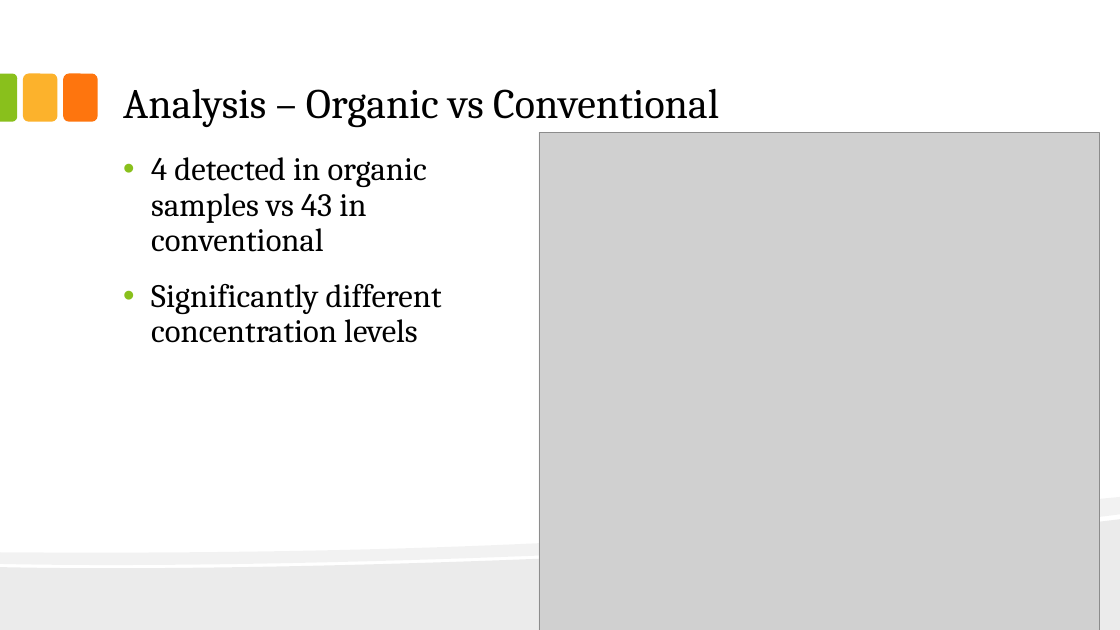
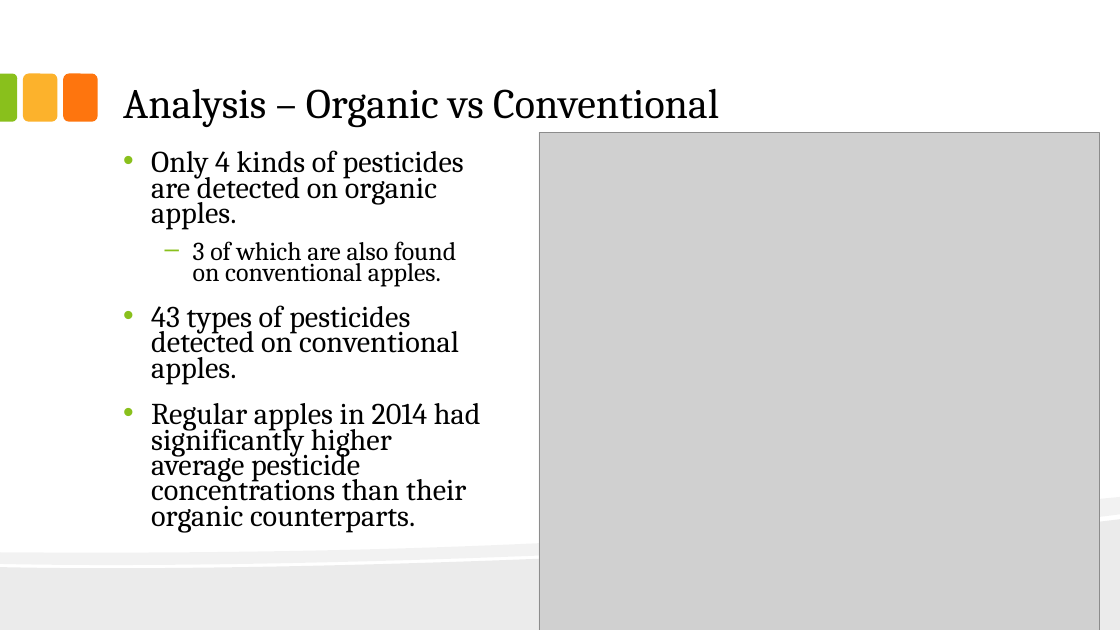
Before and after one commit to hims16s/INFM600-Project-Pesticide-Data-Analysis, a slide deck: slide 9 of Draft/package/INFM600_0101_KeenKoalas_Slides.pptx (slide 10 before the commit). Drawn at 1120x630 pixels with LibreOffice and Linux fonts; fonts in the diff are those of the drawing; grey boxes stand for pictures. Boxes give left, top, right and bottom in pixels: in the first picture for what was removed or moved away, otherwise in the second. Text is boxed around its words. In the diff, an @@ line names an element or a change of style, - is before the commit and + after.

```diff
--- a/Draft/package/INFM600_0101_KeenKoalas_Slides.pptx
+++ b/Draft/package/INFM600_0101_KeenKoalas_Slides.pptx
@@ text at (151,150,481,533): text changed; size 28 to 25.9 pt @@
-• 4 detected in organic samples vs 43 in conventional
-• Significantly different concentration levels
+• Only 4 kinds of pesticides are detected on organic apples.
+  – 3 of which are also found on conventional apples.
+• 43 types of pesticides detected on conventional apples.
+• Regular apples in 2014 had significantly higher average pesticide concentrations than their organic counterparts.
```
Also in this commit, not shown: 6 other slides changed, 5 slides added.
